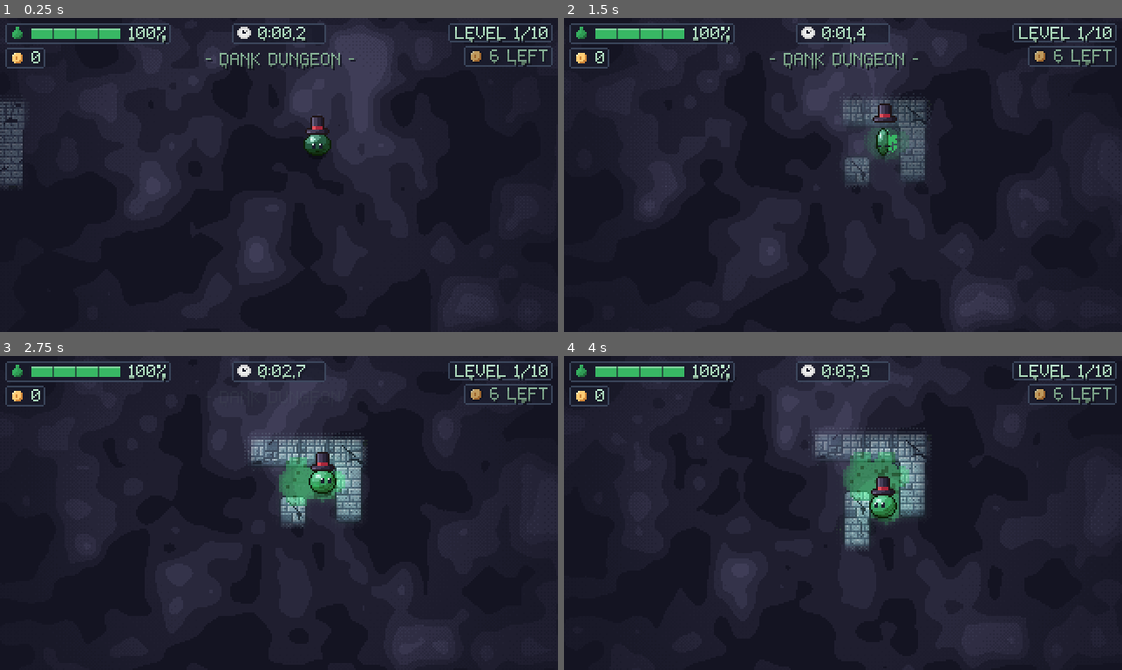
Above: before the commit, frames 1-4 (two rows, left to right).
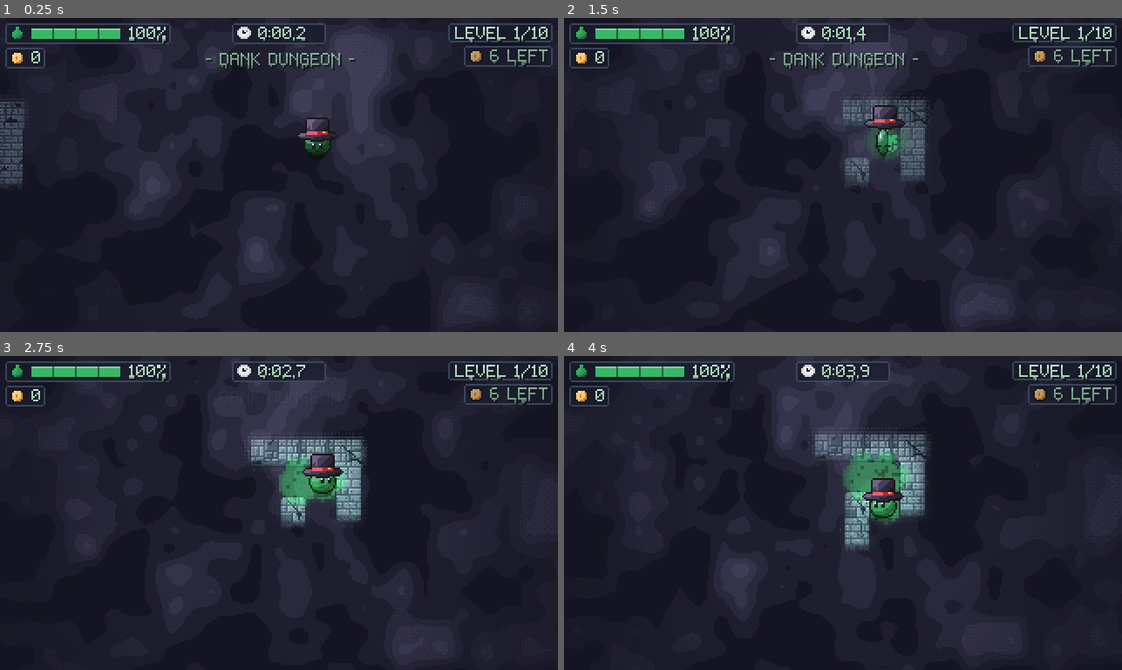
Above: after the commit, the same moments.

Repository: AveryBlue-GD/slime-time
Game: Godot game, scene res://tests/demo_hat_hops.tscn
The game is run twice, just before and just after one commit, with the same random seed, the same clock (stepped at 60 frames per second) and the same inputs. This scene is started directly instead of the project's main scene.
Inputs (mouse positions are in pixels of both pictures, inside the frame that each line leads up to):
- Up to frame 1 (0.25 s): no input
- Up to frame 2 (1.5 s): tap Enter at 0.5 s; move the mouse to (965, 159) at 0.52 s; hold D (move_right) 0.53-1.25 s; hold Space (jump) 0.53-1.25 s; click (965, 159) at 0.67 s; drag from (731, 190) to (815, 237) at 1.27 s
- Up to frame 3 (2.75 s): move the mouse to (334, 443) at 2.02 s; hold D (move_right) from 2.03 s (still down); hold Space (jump) from 2.03 s (still down); tap P at 2.1 s
- Up to frame 4 (4 s): release D (move_right) at 2.75 s; release Space (jump) at 2.75 s; drag from (815, 575) to (675, 465) at 2.77 s; move the mouse to (1010, 560) at 3.52 s; hold A (move_left) from 3.53 s (still down); hold Space (jump) from 3.53 s (still down); tap I at 3.6 s

The runs differ from the first frame. In frame 1, 0.3% of the frame differs, in the area x 53-61%, y 31-40%; in frame 2, 0.3%; in frame 3, 0.3%; in frame 4, 0.3%, in the area x 53-61%, y 38-47%.

Commit message:
Hats fit the slime: redrawn from shapes round its measured dome (brims ring the head, caps and helmets hug it) in three widths that follow its squash and stretch, with much more detail
Co-Authored-By: Claude Opus 5.5 <noreply@anthropic.com>

Diff:
--- a/scripts/hat.gd
+++ b/scripts/hat.gd
@@ -1,8 +1,9 @@
 class_name Hat
 extends Sprite2D
 
-## A hat on a slime. It rides the top of the body as the slime squashes and stretches. When the
-## slime leaps, the hat pops off: it keeps the slime's momentum, arcs through the air and drops
+## A hat on a slime. It's drawn to fit round the slime's dome (not just perched on it), and as the
+## slime squashes and stretches it swaps to the matching width (Hats.width_for(Slime.head_width)).
+## When the slime leaps, the hat pops off: it keeps the slime's momentum, arcs through the air and drops
 ## back onto its head as the slime comes down. If the slime stops short (a splat), the hat flies
 ## on, bounces off the wall, lands on the floor and hops back on.
 ##
@@ -14,8 +15,6 @@
 
 ## Strong enough that even a short hop flicks the hat up visibly and a full leap sends it high.
 const GRAVITY := 1000.0
-## The hat sits this far down into the goo.
-const SINK := 2.0
 ## How close (px, on the floor plan) the hat must come down to the slime to land on it.
 const CATCH_RADIUS := 8.0
 ## Share of speed kept when bouncing off a wall.
@@ -38,17 +37,19 @@
 var velocity := Vector2.ZERO
 var lift := 0.0
 var _hop_wait := 0.0
+var hat_id := Hats.NONE
 
 
 ## Puts hat `hat_id` on the given slime sprite.
-func setup(hat_id: String, slime_body: AnimatedSprite2D, slime_anchor: Node2D = null) -> void:
+func setup(id: String, slime_body: AnimatedSprite2D, slime_anchor: Node2D = null) -> void:
+	hat_id = id
 	body = slime_body
 	anchor = slime_anchor if slime_anchor else slime_body
 	texture = preload("res://assets/sprites/hats.png")
 	region_enabled = true
 	region_rect = Hats.region(hat_id)
 	centered = false
-	offset = Vector2(-Hats.FRAME.x / 2.0, -Hats.FRAME.y + SINK)
+	offset = -Hats.HEAD  # the frame's head point goes on the top of the slime's head
 	_follow()
 
 
@@ -57,6 +58,7 @@
 func pop(slime_velocity: Vector2, flight_time: float) -> void:
 	ground = _floor_point()
 	height = _head_height()
+	region_rect = Hats.region(hat_id)  # off the head it keeps its own shape
 	velocity = slime_velocity
 	var time := maxf(flight_time * 0.95, MIN_FLIGHT)
 	lift = GRAVITY * time / 2.0
@@ -78,6 +80,8 @@
 
 func _follow() -> void:
 	global_position = _head().round()
+	# Squashed slime, wider hat; stretched slime, narrower and taller.
+	region_rect = Hats.region(hat_id, Hats.width_for(Slime.head_width(body.animation, body.frame)))
 
 
 func _fly(delta: float) -> void:
--- a/scripts/hats.gd
+++ b/scripts/hats.gd
@@ -15,7 +15,12 @@
 
 const NONE := "none"
 const NONE_NAME := "NO HAT"
-const FRAME := Vector2i(16, 12)
+## Each hat is drawn at three widths (rows of hats.png) to fit the slime as it squashes and
+## stretches: NARROW (stretched into a leap), NORMAL, WIDE (squashed to charge or land).
+const FRAME := Vector2i(32, 16)
+## Where the top of the slime's head goes in a frame: the hats reach down round the dome below it.
+const HEAD := Vector2(16, 11)
+enum Width { NARROW, NORMAL, WIDE }
 
 const LIST := [
 	{id = "tophat", name = "TOP HAT", column = 0},
@@ -55,6 +60,15 @@
 	return out
 
 
-## The hat's frame within hats.png.
-static func region(id: String) -> Rect2:
-	return Rect2(Vector2(int(get_hat(id).get("column", 0)) * FRAME.x, 0), Vector2(FRAME))
+## The hat's frame within hats.png, at one of its widths.
+static func region(id: String, width := Width.NORMAL) -> Rect2:
+	return Rect2(Vector2(int(get_hat(id).get("column", 0)) * FRAME.x, width * FRAME.y), Vector2(FRAME))
+
+
+## Which width of hat fits a slime head `head_width` px across (Slime.head_width).
+static func width_for(head_width: int) -> int:
+	if head_width <= 12:
+		return Width.NARROW
+	if head_width >= 16:
+		return Width.WIDE
+	return Width.NORMAL
--- a/scripts/slime.gd
+++ b/scripts/slime.gd
@@ -163,6 +163,37 @@
 	return point
 
 
+## How wide the slime's head is in a frame: its width 3 px below the top of the body (14 when
+## idle, narrower when stretched into a leap, wider when squashed). Hats pick their width by it.
+static func head_width(anim: String, frame: int) -> int:
+	var key := "w%s:%d" % [anim, frame]
+	if _heads.has(key):
+		return _heads[key]
+	var frames := load_sprite_frames()
+	var width := 14
+	if frames.has_animation(anim) and frame < frames.get_frame_count(anim):
+		var region := (frames.get_frame_texture(anim, frame) as AtlasTexture).region
+		if _sheet_image == null:
+			_sheet_image = preload("res://assets/sprites/slime_sheet.png").get_image()
+			if _sheet_image.is_compressed():
+				_sheet_image.decompress()
+		var top := -1
+		for y in int(region.size.y):
+			var xs: Array[int] = []
+			for x in int(region.size.x):
+				if _sheet_image.get_pixel(int(region.position.x) + x, int(region.position.y) + y).a > 0.5:
+					xs.append(x)
+			if xs.is_empty():
+				continue
+			if top < 0:
+				top = y
+			if y == top + 3:
+				width = xs[-1] - xs[0] + 1
+				break
+	_heads[key] = width
+	return width
+
+
 ## Name suffix ("e", "se", ...) for the 45-degree direction closest to v.
 static func dir_name(v: Vector2) -> String:
 	return DIR_NAMES[wrapi(roundi(v.angle() / (PI / 4.0)), 0, 8)]
--- a/scripts/ui/hat_wheel.gd
+++ b/scripts/ui/hat_wheel.gd
@@ -168,8 +168,9 @@
 	var atlas: Texture2D = preload("res://assets/sprites/hats.png")
 	for i in n:
 		var a := turn + (i + 0.5) * span()
-		var at := (CENTER + Vector2(cos(a), sin(a)) * RADIUS * 0.66).round()
-		draw_texture_rect_region(atlas, Rect2(at - Vector2(Hats.FRAME) / 2.0, Vector2(Hats.FRAME)), Hats.region(hats[i]))
+		var at := (CENTER + Vector2(cos(a), sin(a)) * RADIUS * 0.7).round()
+		# The narrow version, so neighbors don't touch.
+		draw_texture_rect_region(atlas, Rect2(at - Vector2(Hats.FRAME) / 2.0, Vector2(Hats.FRAME)), Hats.region(hats[i], Hats.Width.NARROW))
 	# The flapper at the top, kicked aside as it ticks past each wedge.
 	var tip := Vector2(CENTER.x + roundf(_kick * 2.0), CENTER.y - RADIUS + 6.0)
 	var base_y := CENTER.y - RADIUS - 7.0
--- a/tests/test_hats.gd
+++ b/tests/test_hats.gd
@@ -40,6 +40,13 @@
 	# --- On the head
 	var game := await _spawn()
 	_check(game.hat != null and game.hat.state == Hat.State.ON, "the slime wears its hat into the level")
+	await _frames(5)
+	_check(game.hat.region_rect.position.y == Hats.Width.NORMAL * Hats.FRAME.y, "at rest it's the normal-width hat")
+	Input.action_press("jump")
+	await _frames(70)
+	_check(game.hat.region_rect.position.y == Hats.Width.WIDE * Hats.FRAME.y, "squashed down to charge, the slime wears it wider")
+	Input.action_release("jump")
+	await _frames(90)
 	var spot := _straight(game, 4)
 	_check(not spot.is_empty(), "found a straight corridor to jump along")
 	var start := MazeGenerator.cell_center(spot.cell, 16)
@@ -142,3 +149,8 @@
 	print(("  ok   " if ok else "  FAIL ") + label)
 	if not ok:
 		failures += 1
+
+
+func _frames(count: int) -> void:
+	for i in count:
+		await physics_frame
Binary file changed: assets/sprites/hats.png
Not shown, changed: CLAUDE.md
Not shown, changed: tools/make_hats.py
